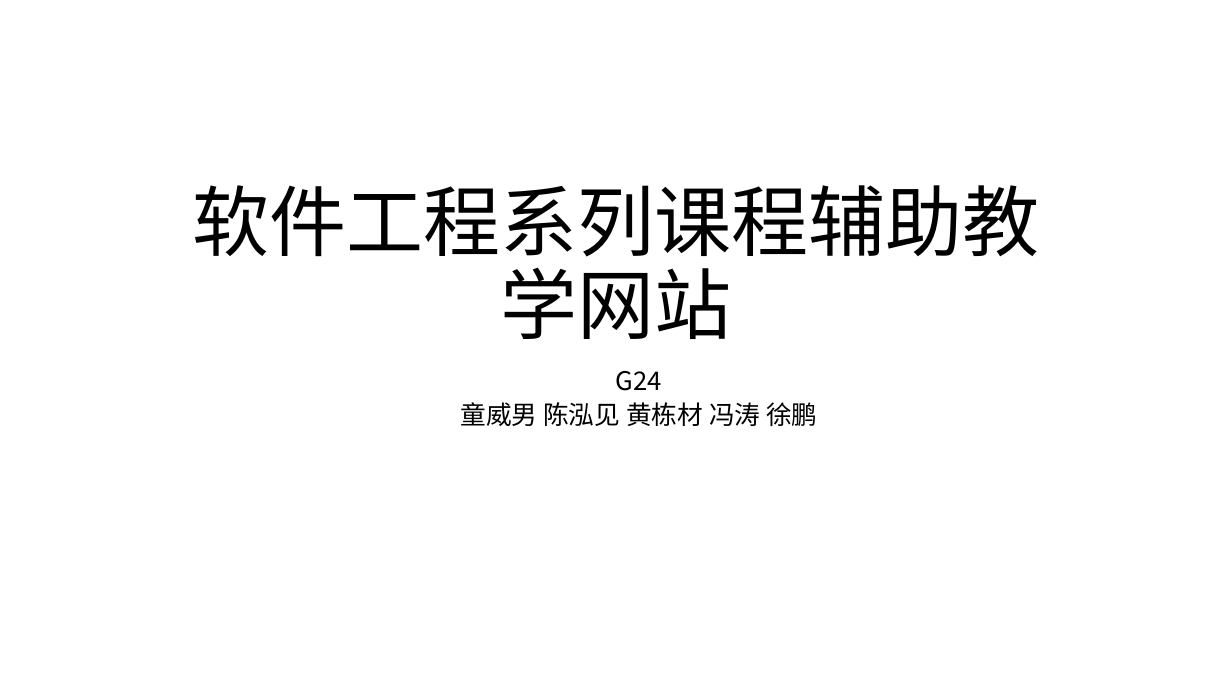
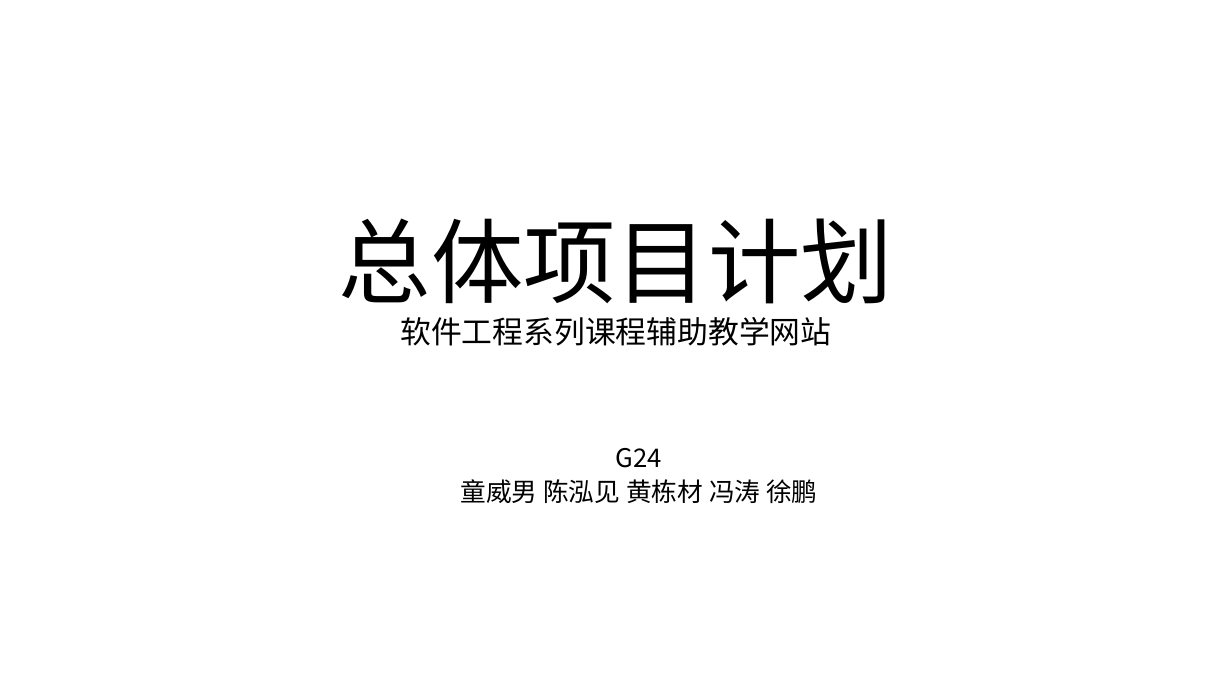
Before and after one commit to twn422/PRD2017, a slide deck: slide 1 of PRD-2017-G24/STW/受控文件/分析设计/项目总体计划/总体项目计划.pptx. Drawn at 1232x693 pixels with LibreOffice and Linux fonts; fonts in the diff are those of the drawing. Boxes give left, top, right and bottom in pixels: in the first picture for what was removed or moved away, otherwise in the second. Text is boxed around its words. In the diff, an @@ line names an element or a change of style, - is before the commit and + after.

Commit message:
总体项目计划正式版

```diff
--- a/PRD-2017-G24/STW/受控文件/分析设计/项目总体计划/总体项目计划.pptx
+++ b/PRD-2017-G24/STW/受控文件/分析设计/项目总体计划/总体项目计划.pptx
@@ title at (339, 218, 893, 346): text changed; size 60 to 24 pt @@
-软件工程系列课程辅助教学网站
+总体项目计划
+软件工程系列课程辅助教学网站
@@ subtitle "G24": place and size @@
-subtitle "G24" at (460, 371, 817, 426)
+subtitle "G24" at (460, 448, 817, 503)
```
Also in this commit, not shown: 8 other slides changed, 13 slides added, 1 slide removed, 6 other files.
